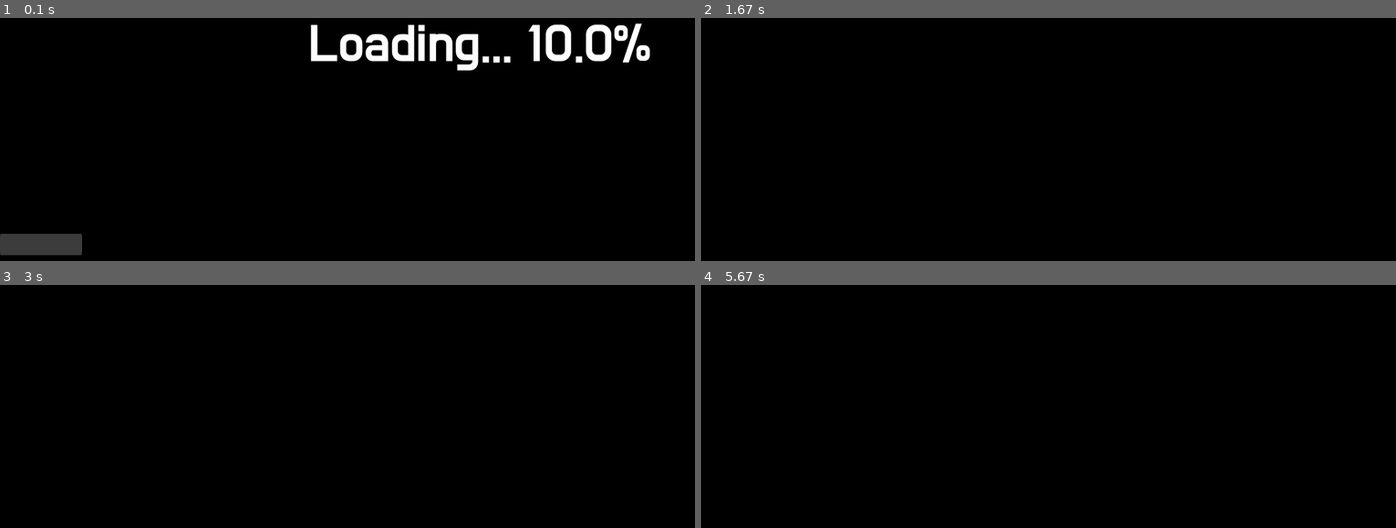
Above: before the commit, frames 1-4 (two rows, left to right).
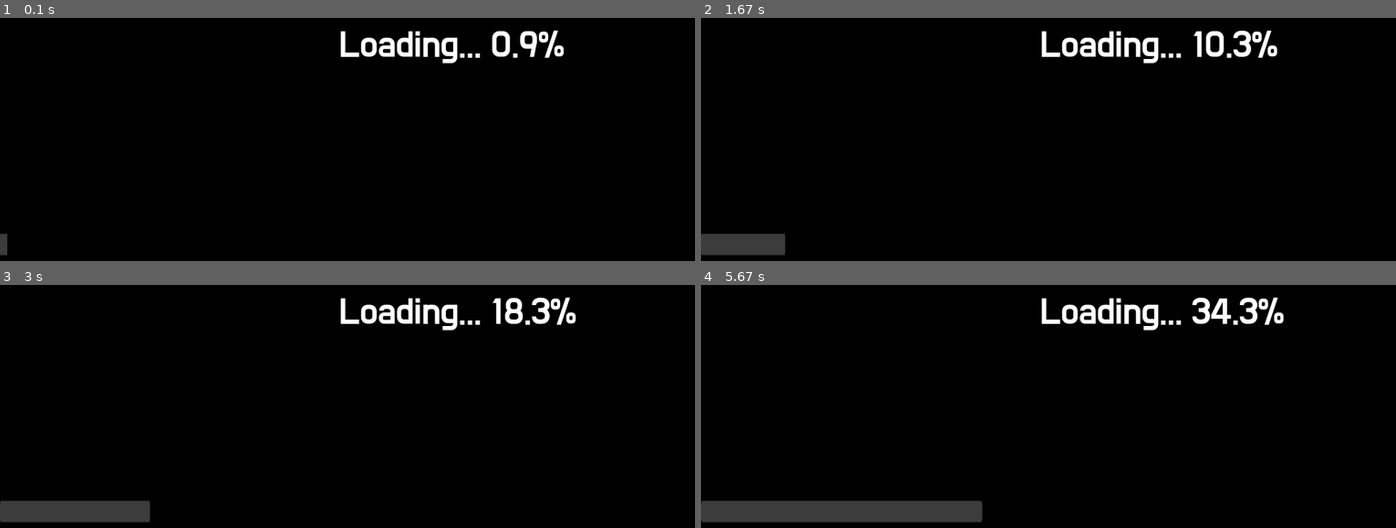
Above: after the commit, the same moments.

Repository: Dano-Sato/REMO-Engine-with-100-Examples-Pygame-
Game: pygame game, started from 14-loading.py
Two runs of this game, one before a commit and one after it. Both use one fixed random seed, a clock stepped at 60 frames per second and the inputs below.
Inputs:
- Up to frame 1 (0.1 s): no input
- Up to frame 2 (1.67 s): hold Left 0.33-0.87 s; hold Left 0.9-1.37 s; hold Left from 1.4 s (still down)
- Up to frame 3 (3 s): release Left at 1.87 s; hold Left 1.9-2.43 s; hold Left 2.47-2.93 s; hold Left from 2.97 s (still down)
- Up to frame 4 (5.67 s): release Left at 3.43 s; hold Left 3.47-4 s; hold Left 4.03-4.5 s; hold Left 4.53-5 s; hold Left 5.03-5.57 s; hold Left from 5.6 s (still down)

The runs differ from the first frame. In frame 1, 4.8% of the frame differs, in the area x 1-94%, y 2-98%; in frame 2, 2.8%; in frame 3, 3.7%; in frame 4, 5.4%, in the area x 0-84%, y 4-98%.

Commit message:
loading 기능 구현

Diff:
--- a/14-loading.py
+++ b/14-loading.py
@@ -3,18 +3,33 @@
 
 class loading:
     @classmethod
-    def setLoadingScreen(cls,func):
+    def setRenderer(cls,func):
+        '''
+        로딩 화면을 그리는 메소드를 설정합니다.
+        '''
         cls.renderLoadingScreen = func
     @classmethod
-    def setProgress(cls,progress):
+    def updateProgress(cls,progress):
+        '''
+        로딩 화면의 진행도를 설정합니다.
+        로딩 화면이 업데이트됩니다.
+        '''
         cls.progress = min(100,progress)
 
         Rs.events = pygame.event.get()
-        print(Rs.events)
-        for event in Rs.events:
-            if event.type == pygame.QUIT:
-                REMOGame.exit()
+        cls.updateScreen()
 
+
+    @classmethod
+    def updateScreen(cls):
+        '''
+        로딩 화면을 업데이트하는 함수입니다.
+        '''
+        ## 필수 업데이트들 처리
+        RMotion._motionUpdate() # 모션 업데이트
+
+
+        ## 화면 업데이트
         Rs.screen.fill(Cs.black) ## 검은 화면
         cls.renderLoadingScreen()
         Rs._draw()
@@ -22,23 +37,27 @@
         Rs._screenBuffer = pygame.transform.smoothscale(Rs._screenCapture,Rs.getWindowRes())
         Rs.window.blit(Rs._screenBuffer,(0,0))
         pygame.display.flip()
-    @classmethod
-    def defaultLoadingScreen(cls):
-        print(f"Loading... {cls.progress}%")
+
+
+        pass
 
     @classmethod
     def init(cls):
-        cls.centerText = textObj("Loading...",size=100)
+        '''
+        기본 로딩 화면을 설정합니다.
+        '''
+        cls.centerText = textObj("Loading...",size=70)
         cls.centerText.center = Rs.screenRect().center
         cls.progressBar = rectObj(pygame.Rect(0,0,Rs.screenRect().width,50),color=Cs.grey25)
         cls.progressBar.y = Rs.screenRect().height - cls.progressBar.rect.height - 50
-        cls.renderLoadingScreen = cls.defaultLoadingScreen
+        cls.renderLoadingScreen = cls.drawDefault
 
     @classmethod
-    def defaultLoadingScreen(cls):
-        print("Test")
-        Rs.screen.fill(Cs.black)
-        cls.centerText.text = f"Loading... {cls.progress}%"
+    def drawDefault(cls):
+        '''
+        기본 로딩 화면을 그리는 함수입니다.
+        '''
+        cls.centerText.text = f"Loading... {cls.progress:.1f}%"
         cls.centerText.draw()
         cls.progressBar.width = int((Rs.screenRect().width * cls.progress)/100)
         cls.progressBar.draw()
@@ -52,17 +71,23 @@
 class mainScene(Scene):
     def initOnce(self):
         loading.init()
+        objs = []
         for i in range(100000):
-            i +=1
-            print(i)
-            if i%1000==0:
-                loading.setProgress(i/1000)
+            # 무거운 함수들 (팩토리얼, 오브젝트 생성 등)
+            math.factorial(i%1000)
+            if i%100==0:
+                objs.append(textObj(f"{i}",size=20))
+                loading.updateProgress(i/1000)
+        loading.updateProgress(100)
+        self.layout = layoutObj(childs=objs)
         return
     def init(self):
         return
     def update(self):
+        self.layout.update()
         return
     def draw(self):
+        self.layout.draw()
         return
 
 
